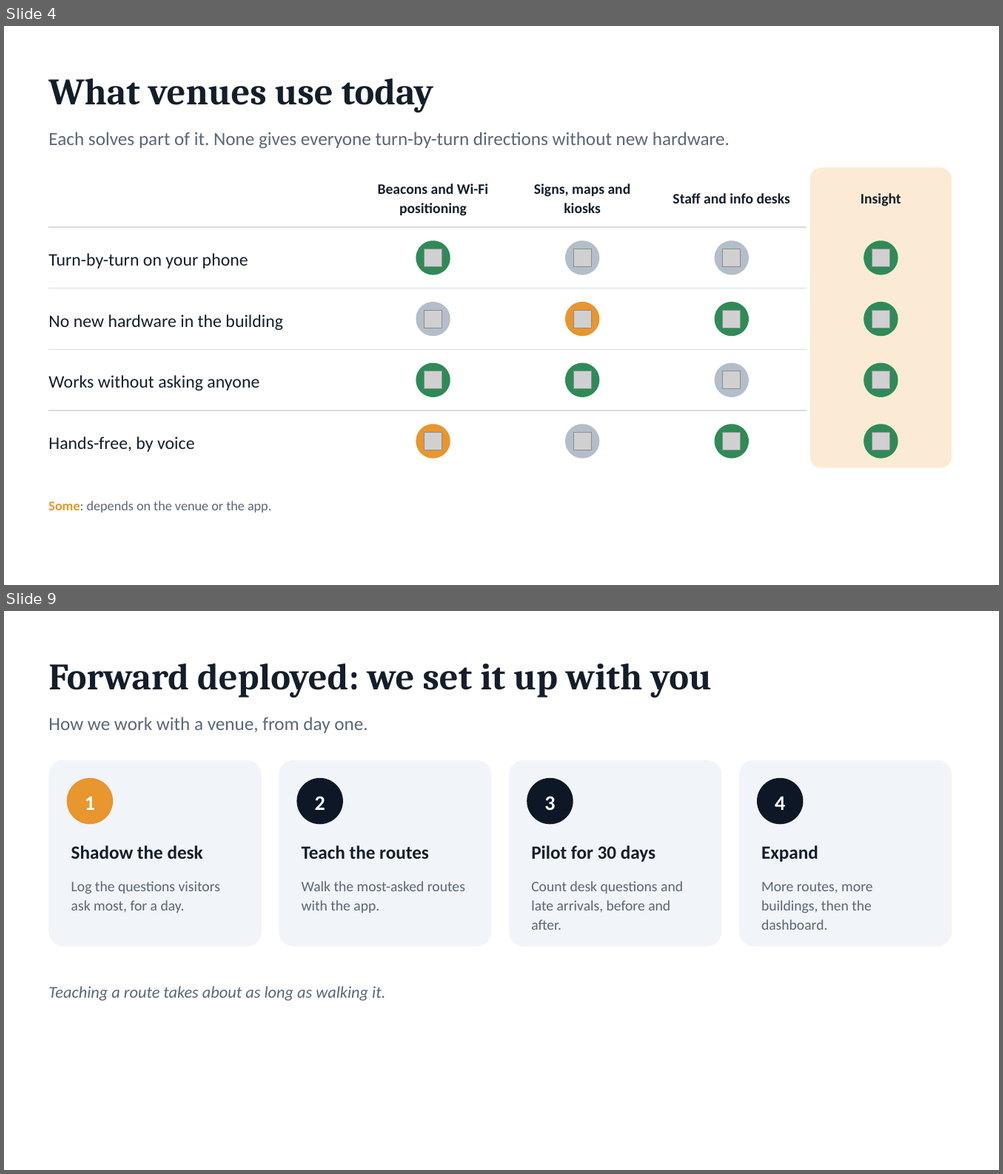
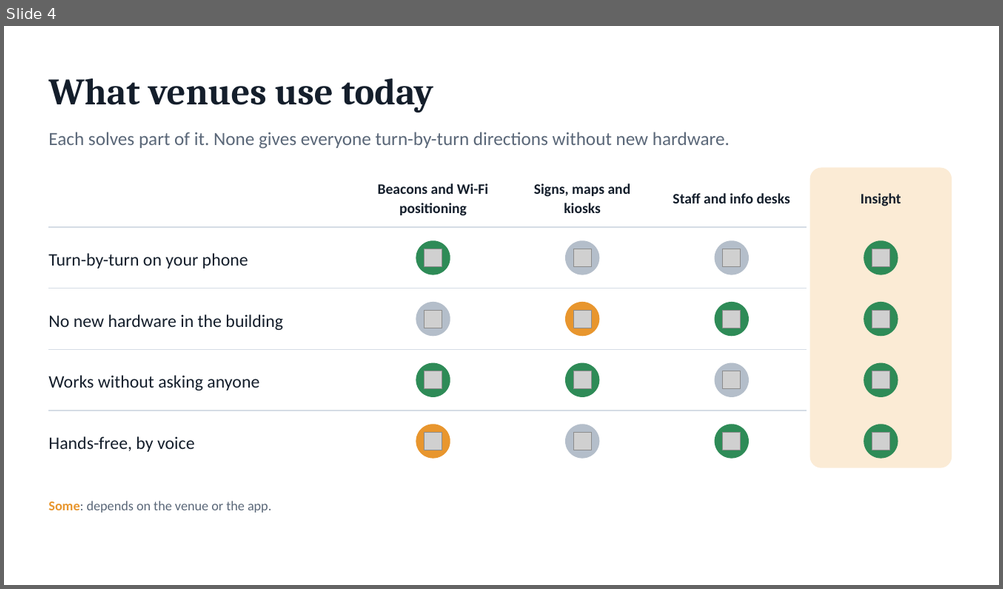
Before and after one commit to epicgdog/blindsight, a slide deck: slides/insight.pptx. Shown one above the other, each under a label of ours: slides 4 and 9 before the commit, slide 4 after it; the slides between them are not shown. The pictures are 1003x1174 and 1003x589 pixels, drawn with LibreOffice and Linux fonts; fonts in the diff are those of the drawing; grey boxes stand for pictures. Boxes give left, top, right and bottom in pixels: in the first picture for what was removed or moved away, otherwise in the second. Text is boxed around its words. In the diff, an @@ line names an element or a change of style, - is before the commit and + after.

```diff
--- a/slides/insight.pptx
+++ b/slides/insight.pptx
@@ slide 9 removed at (4, 611, 999, 1170), background #FFFFFF @@
@@ text removed at (48, 664, 711, 698) @@
-Forward deployed: we set it up with you
@@ text removed at (48, 717, 367, 733) @@
-How we work with a venue, from day one.
@@ rounded rectangle removed at (48, 760, 262, 947) @@
@@ rounded rectangle removed at (279, 760, 491, 947) @@
@@ rounded rectangle removed at (509, 760, 722, 947) @@
@@ rounded rectangle removed at (739, 760, 951, 947) @@
@@ ellipse removed at (67, 778, 113, 824) @@
@@ ellipse removed at (296, 778, 343, 824) @@
@@ ellipse removed at (527, 778, 573, 824) @@
@@ ellipse removed at (757, 778, 803, 824) @@
@@ text removed at (85, 796, 95, 810) @@
-1
@@ text removed at (315, 796, 325, 810) @@
-2
@@ text removed at (544, 796, 555, 811) @@
-3
@@ text removed at (774, 796, 785, 810) @@
-4
@@ text removed at (71, 846, 203, 859) @@
-Shadow the desk
@@ text removed at (301, 846, 429, 859) @@
-Teach the routes
@@ text removed at (531, 846, 655, 862) @@
-Pilot for 30 days
@@ text removed at (761, 846, 818, 862) @@
-Expand
@@ text removed at (71, 881, 220, 913) @@
-Log the questions visitors ask most, for a day.
@@ text removed at (301, 881, 465, 913) @@
-Walk the most-asked routes with the app.
@@ text removed at (531, 881, 683, 930) @@
-Count desk questions and late arrivals, before and after.
@@ text removed at (761, 882, 872, 930) @@
-More routes, more buildings, then the dashboard.
@@ text removed at (48, 986, 385, 1001) @@
-Teaching a route takes about as long as walking it.
```
Also in this commit, not shown: 7 slides changed, 2 slides added, 4 other slides removed, 3 other files.
